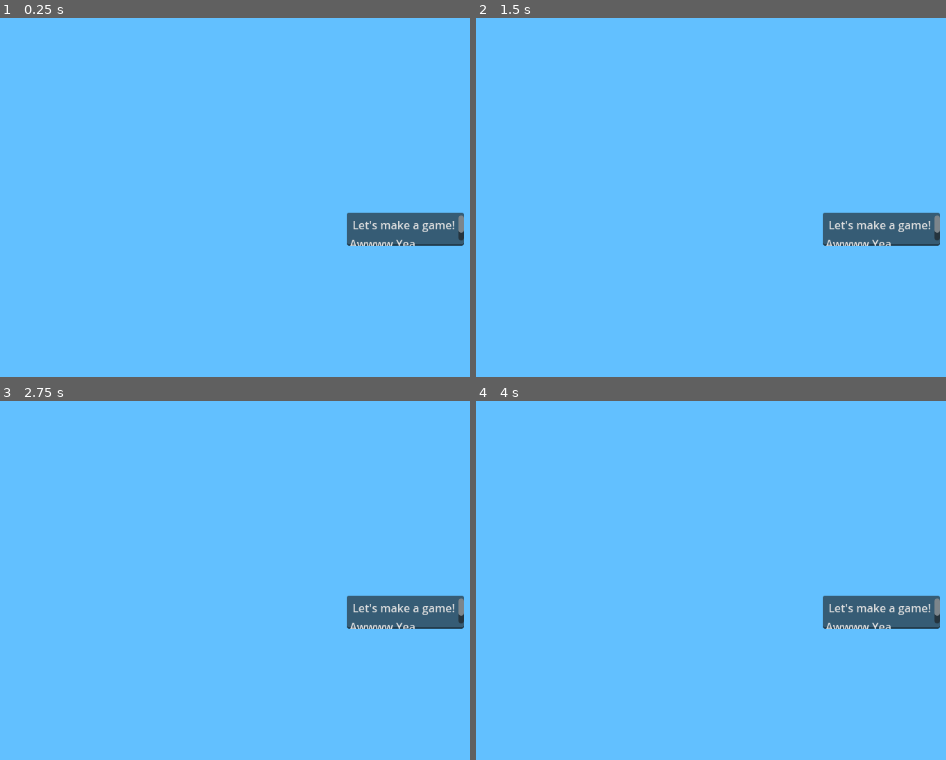
Above: before the commit, frames 1-4 (two rows, left to right).
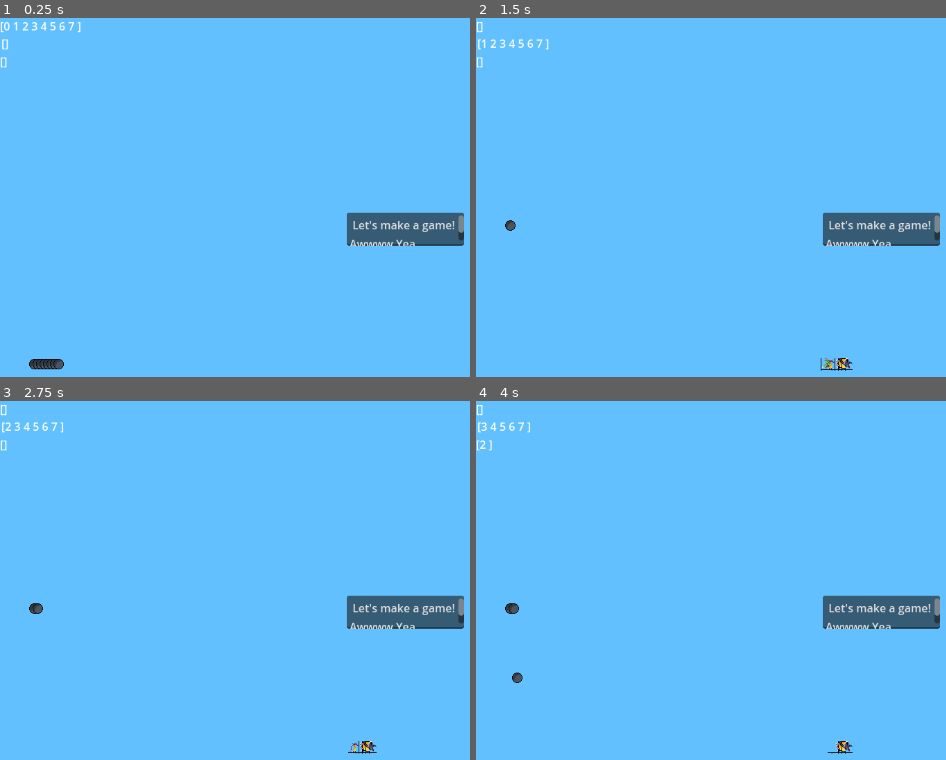
Above: after the commit, the same moments.

Repository: Dink179/FinISHed
Game: Godot game, scene res://Prefabs/Letsdothis_prefab.tscn
Two runs of this game, one before a commit and one after it. Both use one fixed random seed, a clock stepped at 60 frames per second and the inputs below. This scene is started directly instead of the project's main scene.
Inputs:
- Up to frame 1 (0.25 s): no input
- Up to frame 2 (1.5 s): tap Enter (ui_accept) at 0.5, 0.6, 0.77, 1.07, 1.25, 1.35 s; hold Right (ui_right) 0.53-1.28 s; hold Down (ui_down) from 1.28 s (still down)
- Up to frame 3 (2.75 s): tap Enter (ui_accept) at 1.52, 1.82, 2, 2.1 s; release Down (ui_down) at 2.03 s; hold Right (ui_right) from 2.03 s (still down)
- Up to frame 4 (4 s): tap Enter (ui_accept) at 2.75, 2.85, 3.02, 3.32, 3.5, 3.6, 3.77 s; release Right (ui_right) at 2.78 s; hold Up (ui_up) 2.78-3.53 s; hold Left (ui_left) from 3.53 s (still down)

The runs differ from the first frame. In frame 1, 0.5% of the frame differs, in the area x 0-18%, y 1-99%; in frame 2, 0.5%, in the area x 0-81%, y 1-99%; in frame 3, 0.4%; in frame 4, 0.5%.

Commit message:
Working basic card functions

Diff:
--- a/The Game/Deck.gd
+++ b/The Game/Deck.gd
@@ -1,6 +1,24 @@
 extends Node2D
 
-class_name Card
+class_name Deck
+
+@onready var deck_pile: Node2D = $Deck_Pile
+@onready var discard_pile: Node2D = $Discard_Pile
+@onready var banished_pile: Node2D = $Banished_Pile
+@onready var hand_pile: Node2D = $Hand_Pile
+
+#! these can probably be generated on the spot as needed....
+@onready var temp1_pile: Node2D = $Temp1_Pile
+@onready var temp2_pile: Node2D = $Temp2_Pile
+@onready var shuffle_pile: Node2D = $Shuffle_Pile
+#- and these
+@onready var deck_label: Label = $Deck
+@onready var hand_label: Label = $Hand
+@onready var discard_label: Label = $Discard
+
+#-:
+@onready var Card_: PackedScene = preload("res://Prefabs/card.tscn")
+
 
 @export var max_size: int = 30
 var cur_size: int = 0
@@ -9,10 +27,45 @@
 # cards -> hand -> discard is the normal flow.
 # some will be banished, some can go from hand to discard, etc.
 
-var cards: Array = []
-var discard: Array = []
-var banished: Array = []
-var hand: Array = []
+
+
+# deck built outside dungeon
+	# add card to deck
+	# remove card from the deck
+	# see card info...
+	# know how big the deck is
+	# how big it can be
+	#! that's it outside the dungeon...
+
+	# Card Pool in general - like a library #! not really part of a deck
+		# make it so 10 is the max for now...
+		# LIBRARY CLASS FOR DISPLAYING A DECK
+
+	# Card Forge
+		# fuse cards together
+
+# in dungeon:
+	# play card
+	# discard
+	# banish
+	# reshuffle (remaining deck, discard+remaining deck, hand + all, etc.)
+	# draw card (x cards),
+	# stack
+	# peek
+	# replace
+
+
+
+
+
+
+
+
+
+#var cards: Array = []
+#var discard: Array = []
+#var banished: Array = []
+#var hand: Array = []
 
 # A deck is made up of x cards
 var inp: Array = [1,2,3,4,5,6,7,8]
@@ -20,10 +73,69 @@
 var totals: Array = [0,0,0,0,0,0,0,0]
 
 func _ready():
-	cards = inp
-	cards = shuffle(cards)
-	hand += draw(cards, 3)
-	print(cards, " ", hand)
+#	cards = inp
+#	cards = shuffle(cards)
+#	hand += draw(cards, 3)
+#	print(cards, " ", hand)
+	for i in range(8):
+		var card: Card = Card_.instantiate()
+		card.value = i
+		deck_pile.add_child(card)
+
+	print_pile(deck_pile, deck_label)
+	print_pile(hand_pile, hand_label)
+	print_pile(discard_pile, discard_label)
+#
+#	shuffle([deck_pile], deck_pile)
+#	print_pile(deck_pile)
+#	shuffle([deck_pile], deck_pile)
+#	print_pile(deck_pile)
+#	shuffle([deck_pile], deck_pile)
+#	print_pile(deck_pile)
+#	shuffle([deck_pile], deck_pile)
+#	print_pile(deck_pile)
+#
+#	draw(deck_pile, hand_pile, 3, false)
+#	print_pile(deck_pile)
+#	print_pile(hand_pile)
+#	print_pile(discard_pile)
+#
+#	play_card(hand_pile.get_child(0), discard_pile)
+#	play_card(hand_pile.get_child(0), discard_pile)
+#	play_card(hand_pile.get_child(0), discard_pile)
+#	print_pile(deck_pile)
+#	print_pile(hand_pile)
+#	print_pile(discard_pile)
+#
+#	draw(deck_pile, hand_pile, 3, false)
+#	shuffle([deck_pile, discard_pile], deck_pile)
+#	print_pile(deck_pile)
+#	print_pile(hand_pile)
+#	print_pile(discard_pile)
+
+func _process(_delta) -> void:
+	if Input.is_action_just_pressed("ui_accept"):
+		draw(deck_pile, hand_pile, 3, false)
+	if Input.is_action_just_pressed("ui_up"):
+		play_card(hand_pile.get_child(0), discard_pile)
+	if Input.is_action_just_pressed("ui_down"):
+		shuffle([deck_pile, discard_pile], deck_pile)
+	if Input.is_action_just_pressed("ui_right"):
+		play_card(hand_pile.get_child(0), banished_pile)
+	if Input.is_action_just_pressed("ui_left"):
+		print()
+	print_pile(deck_pile, deck_label)
+	print_pile(hand_pile, hand_label)
+	print_pile(discard_pile, discard_label)
+
+#- debug:
+func print_pile(pile:Node2D, label:Label) -> void:
+	var out: String = "["
+	for card in pile.get_children():
+		out += str(card.value) + " "
+	out += "]"
+	label.text = str(out)
+	#print(out)
 
 #	for i in range(500):
 #		inp = shuffle(inp)
@@ -34,28 +146,44 @@
 #		totals[j] /= 500.0
 #	print(totals)
 
+func draw(from_pile:Node2D, to_pile:Node2D, count:int, animated:bool) -> void:
+	# Reparent each child in order from the from_pile to the to_pile.
+	for i in range(min(count, from_pile.get_child_count())):
+		if animated:
+			pass
+			#! CALL THE CARD ANIMATION
+		move_to(from_pile.get_child(0), to_pile)
+		#from_pile.get_child(0).reparent(to_pile)
 
-func get_next():# -> Card:
-	return cards.pop_front()
+func shuffle(piles:Array, to_pile:Node2D) -> void:
+	# Takes in piles to shuffle - shuffled cards get added to to_pile.
+	for pile in piles:
+		draw(pile, shuffle_pile, pile.get_child_count(), false)
+	var card_count: int = shuffle_pile.get_child_count()-1
+	for i in range(card_count+1):
+		#shuffle_pile.get_child(randi_range(0, card_count-i)).reparent(to_pile)
+		move_to(shuffle_pile.get_child(randi_range(0, card_count-i)), to_pile)
 
-func draw(pile:Array, count:int) -> Array:
-	var out: Array = []
-	for i in range(count):
-		out += [get_next()]
-	return out
+func stack(top:Node2D, bottom:Node2D, to_pile:Node2D, animated:bool):
+	# Stacks cards in the top pile on top of the bottom pile - stacked cards get added to to_pile.
+	#! animated will need to be an animation key... not exactly sure how these will look working like this:
+	draw(bottom, top, bottom.get_child_count(), animated)
+	draw(top, to_pile, top.get_child_count(), animated)
 
-func shuffle(pile:Array) -> Array:
-	# takes a pile and returns the shuffled pile - could add two pile arrays to reshuffle.
-	var out: Array = []
-	var card_count: int = len(pile)-1
-	for i in range(card_count+1):
-		out += [pile.pop_at(randi_range(0,card_count-i))]
-	return out
+#- dont think we'll need this - should all come directly from card...
+func play_card(card:Card, to_pile:Node2D) -> void:
+	card.play()
+	#card.reparent(to_pile)
+	move_to(card, to_pile)
 
-func play(card:Card):# -> Card:
-	pass
-
-
+func move_to(card:Card, to_pile:Node2D) -> void:
+	# Moves a card to to_pile.
+	if to_pile == hand_pile:
+		card.flip(gb.s.FRONT, false)
+	else:
+		card.flip(gb.s.BACK, false)
+	card.reparent(to_pile)
+	card.position = card.targ_pos # force position update?
 
 # External Functions:
 
--- a/The Game/Prefabs/card.tscn
+++ b/The Game/Prefabs/card.tscn
@@ -1,13 +1,22 @@
-[gd_scene load_steps=2 format=3 uid="uid://lt15u3a40dd1"]
+[gd_scene load_steps=3 format=3 uid="uid://lt15u3a40dd1"]
 
 [ext_resource type="Script" path="res://Scripts/Card.gd" id="1_ijim1"]
+[ext_resource type="Texture2D" uid="uid://ui2v0vl5cvao" path="res://Graphics/Old_Characters.png" id="2_pv04n"]
 
 [node name="Card" type="Node2D"]
 script = ExtResource("1_ijim1")
 
 [node name="Front" type="Sprite2D" parent="."]
+texture = ExtResource("2_pv04n")
+hframes = 7
+vframes = 8
+frame = 8
 
 [node name="Back" type="Sprite2D" parent="."]
+texture = ExtResource("2_pv04n")
+hframes = 7
+vframes = 8
+frame = 49
 
 [node name="Extra" type="Sprite2D" parent="."]
 
--- a/The Game/Prefabs/deck.tscn
+++ b/The Game/Prefabs/deck.tscn
@@ -5,10 +5,35 @@
 [node name="Deck" type="Node2D"]
 script = ExtResource("1_5bp1r")
 
-[node name="Cards" type="Node2D" parent="."]
+[node name="Deck" type="Label" parent="."]
+offset_right = 40.0
+offset_bottom = 23.0
 
-[node name="Discard" type="Node2D" parent="."]
+[node name="Hand" type="Label" parent="."]
+offset_left = 2.0
+offset_top = 25.0
+offset_right = 42.0
+offset_bottom = 48.0
 
-[node name="Banished" type="Node2D" parent="."]
+[node name="Discard" type="Label" parent="."]
+offset_top = 51.0
+offset_right = 40.0
+offset_bottom = 74.0
 
-[node name="Hand" type="Node2D" parent="."]
+[node name="Deck_Pile" type="Node2D" parent="."]
+position = Vector2(50, 500)
+
+[node name="Discard_Pile" type="Node2D" parent="."]
+position = Vector2(50, 400)
+
+[node name="Banished_Pile" type="Node2D" parent="."]
+position = Vector2(50, 300)
+
+[node name="Hand_Pile" type="Node2D" parent="."]
+position = Vector2(500, 500)
+
+[node name="Temp1_Pile" type="Node2D" parent="."]
+
+[node name="Temp2_Pile" type="Node2D" parent="."]
+
+[node name="Shuffle_Pile" type="Node2D" parent="."]
--- a/The Game/Scripts/Card.gd
+++ b/The Game/Scripts/Card.gd
@@ -1,8 +1,14 @@
 extends Node2D
+
+class_name Card
 
 @onready var front = $Front
 @onready var back = $Back
 @onready var extra = $Extra
+
+var value = 0
+var targ_pos: Vector2 = Vector2.ZERO
+
 
 enum s {
 	FRONT,
@@ -10,20 +16,21 @@
 	EXTRA
 }
 
+var cur_state: int = s.BACK
+
+
 func _ready():
+	flip(s.BACK, false)
+	targ_pos.x = 5*value
+	position = targ_pos
+	front.frame = 8+value
 	pass # Replace with function body.
 
 
-func _process(delta):
-	pass
-
-
-
-
-
-func flip(new_state:int) -> void:
+func flip(new_state:int, animation:bool) -> void:
 	# default to be hidden, set only new state to be visible.
 	#! add flip animation that triggers this...
+	#if new_state != cur_state:
 	front.visible = false
 	back.visible = false
 	extra.visible = false
@@ -31,3 +38,15 @@
 		s.FRONT: front.visible = true
 		s.BACK: back.visible = true
 		s.EXTRA: extra.visible = true
+	if animation:
+		#! CALL ANIMATION
+		pass
+	if new_state == s.FRONT:
+		position.y = -20
+	else:
+		position.y = 0
+
+
+func play() -> void:
+	flip(s.FRONT, true)
+	print(value, "!")
